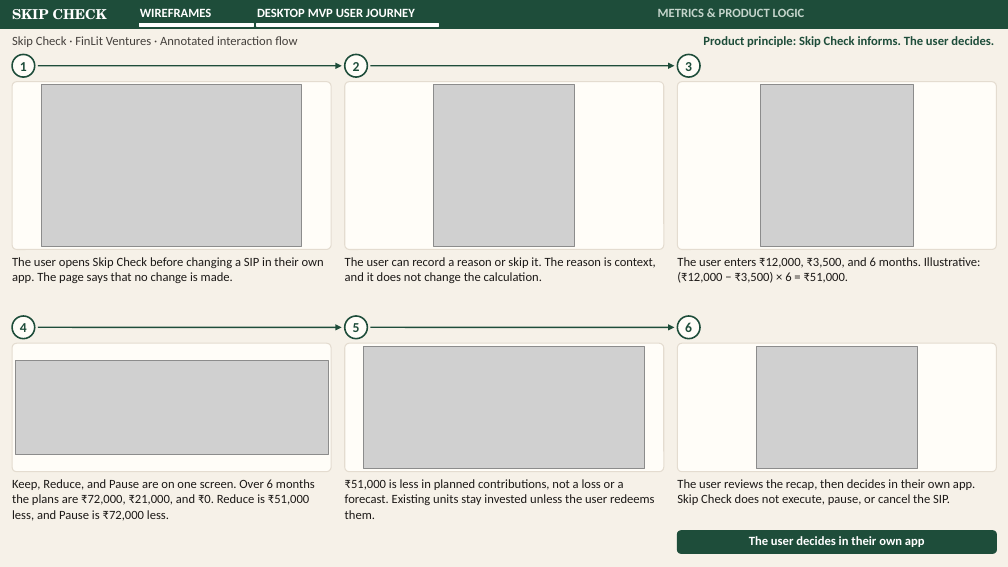
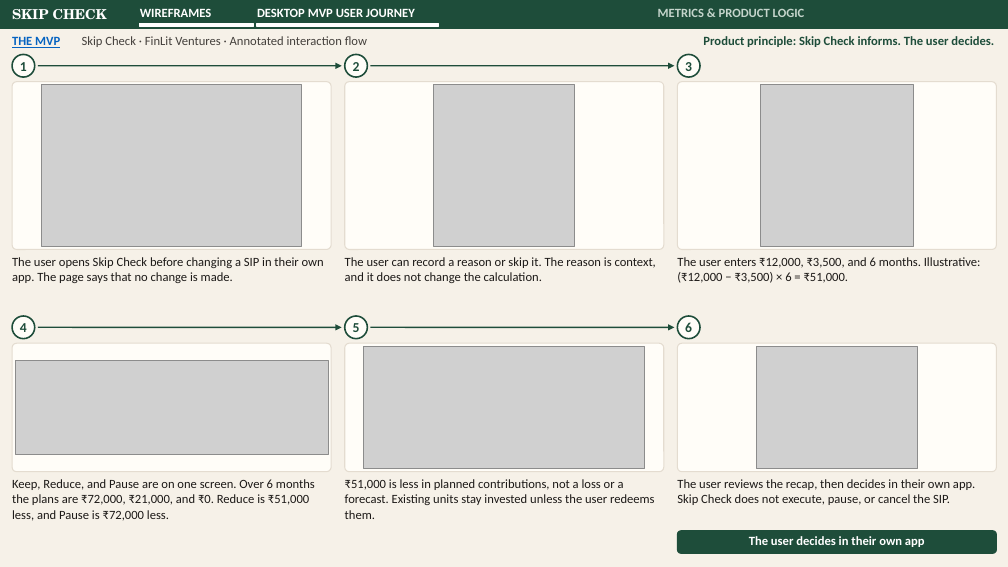
Before and after one commit to parthkapoor2402/finlit-ventures, a slide deck: slide 7 of presentation/out/finlit-skip-check-strategy.pptx (slide 6 before the commit). Drawn at 1008x567 pixels with LibreOffice and Linux fonts; fonts in the diff are those of the drawing; grey boxes stand for pictures. Boxes give left, top, right and bottom in pixels: in the first picture for what was removed or moved away, otherwise in the second. Text is boxed around its words. In the diff, an @@ line names an element or a change of style, - is before the commit and + after.

```diff
--- a/presentation/out/finlit-skip-check-strategy.pptx
+++ b/presentation/out/finlit-skip-check-strategy.pptx
@@ text added at [12,37,60,48], 12 pt, text #0563C1, bold, underline @@
+THE MVP
@@ text "Skip Check · FinLit Ventures ...": place and size @@
-text "Skip Check · FinLit Ventures ..." at [12,36,297,47]
+text "Skip Check · FinLit Ventures ..." at [82,36,367,47]
```
Also in this commit, not shown: 1 slide added, 5 other files.
